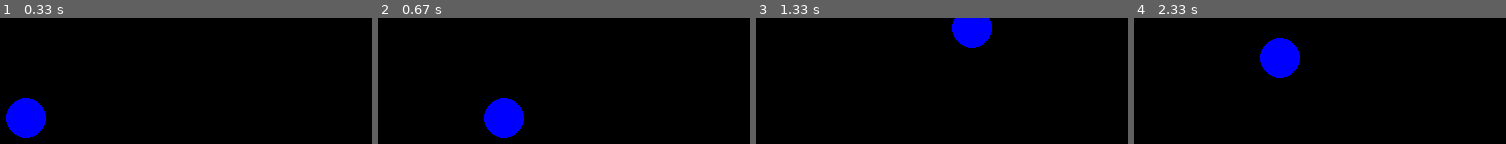
Above: before the commit, frames 1-4 (left to right).
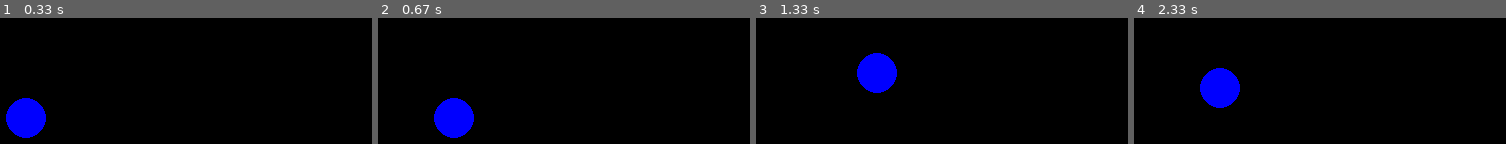
Above: after the commit, the same moments.

Repository: DiscoBizzle/Ghost-Simulator
Game: pygame game, started from Main.py
The game is run twice, just before and just after one commit, with the same random seed, the same clock (stepped at 60 frames per second) and the same inputs.
Inputs:
- Up to frame 1 (0.33 s): no input
- Up to frame 2 (0.67 s): hold Right from 0.33 s (still down)
- Up to frame 3 (1.33 s): release Right at 0.8 s; hold Up 0.83-1.13 s; hold Right from 1.17 s (still down)
- Up to frame 4 (2.33 s): release Right at 1.63 s; hold Left 1.67-2.2 s; hold Down from 2.23 s (still down)

Frame 1 is identical in both runs. In frame 2, 5.3% of the frame differs, in the area x 15-40%, y 63-96%; in frame 3, 4.8%; in frame 4, 5.3%.

Commit message:
framerate-independent

Diff:
--- a/GameClass.py
+++ b/GameClass.py
@@ -12,8 +12,10 @@
         self.winDimensions = (windowWidth, windowHeight)
         self.windowSurface = pygame.display.set_mode(self.winDimensions)
 
+        self.clock = pygame.time.Clock()
+        self.msPassed = 0
+
         self.player1 = PlayerClass.Player(100,100,20,20)
-
 
     def gameLoop(self):
         while self.gameRunning:
@@ -22,41 +24,61 @@
             elif self.GameState == MAIN_MENU:
                 pass
             elif self.GameState == MAIN_GAME:
-                #handleinput
-                self.handleInput()
-                #update stuff
-                self.player1.update()
-                #draw
-                self.windowSurface.fill(blackColour)
-                pygame.draw.circle(self.windowSurface, blueColour, self.player1.coord, 20, 0)
-                pygame.display.update()
+                self.clock.tick()
+                self.msPassed += self.clock.get_time()
+
+                # poll event queue
+                for event in pygame.event.get():
+                    if (event.type == pygame.KEYDOWN) or (event.type == pygame.KEYUP):
+                        self.handleInput(event)
+                    elif event.type == pygame.QUIT:
+                        self.gameRunning = False
+
+                if self.msPassed > 30:
+                    self.update()
+                    self.msPassed = 0
+
+                self.draw()
 
 
-    def handleInput(self):
-        for event in pygame.event.get():
-            if event.type == pygame.QUIT:
-                self.gameRunning = False  # close the window, foo
+    def update(self):
+        # this is fixed timestep, 30 FPS. if game runs slower, we lag.
+        # PHYSICS & COLLISION MUST BE DONE WITH FIXED TIMESTEP.
+        self.player1.update()
 
-            if event.type == pygame.KEYDOWN:
-                if event.key == pygame.K_UP:
-                    self.player1.velocity = (self.player1.velocity[0],-5)
-                elif event.key == pygame.K_RIGHT:
-                    self.player1.velocity = (5,self.player1.velocity[1])
-                elif event.key == pygame.K_LEFT:
-                    self.player1.velocity = (-5,self.player1.velocity[1])
-                elif event.key == pygame.K_DOWN:
-                    self.player1.velocity = (self.player1.velocity[0],5)
+    def draw(self):
+        # this runs faster than game update. animation can be done here with no problems.
+        self.windowSurface.fill(blackColour)
+        pygame.draw.circle(self.windowSurface, blueColour, self.player1.coord, 20, 0)
+        pygame.display.update()
 
-            if event.type == pygame.KEYUP:
-                if event.key == pygame.K_UP:
-                    if self.player1.velocity[1] < 0:
-                        self.player1.velocity = (self.player1.velocity[0],0)
-                elif event.key == pygame.K_RIGHT:
-                    if self.player1.velocity[0] > 0:
-                        self.player1.velocity = (0,self.player1.velocity[1])
-                elif event.key == pygame.K_LEFT:
-                    if self.player1.velocity[0] < 0:
-                        self.player1.velocity = (0,self.player1.velocity[1])
-                elif event.key == pygame.K_DOWN:
-                    if self.player1.velocity[1] > 0:
-                        self.player1.velocity = (self.player1.velocity[0],0)
+    def handleInput(self, event):
+        if event.type == pygame.QUIT:
+            self.gameRunning = False  # close the window, foo
+
+        # Setting velocity is OK here, but you can't do any real physics in handleInput().
+        # Do not do anything framerate-dependent in this function.
+
+        if event.type == pygame.KEYDOWN:
+            if event.key == pygame.K_UP:
+                self.player1.velocity = (self.player1.velocity[0],-5)
+            elif event.key == pygame.K_RIGHT:
+                self.player1.velocity = (5,self.player1.velocity[1])
+            elif event.key == pygame.K_LEFT:
+                self.player1.velocity = (-5,self.player1.velocity[1])
+            elif event.key == pygame.K_DOWN:
+                self.player1.velocity = (self.player1.velocity[0],5)
+
+        if event.type == pygame.KEYUP:
+            if event.key == pygame.K_UP:
+                if self.player1.velocity[1] < 0:
+                    self.player1.velocity = (self.player1.velocity[0],0)
+            elif event.key == pygame.K_RIGHT:
+                if self.player1.velocity[0] > 0:
+                    self.player1.velocity = (0,self.player1.velocity[1])
+            elif event.key == pygame.K_LEFT:
+                if self.player1.velocity[0] < 0:
+                    self.player1.velocity = (0,self.player1.velocity[1])
+            elif event.key == pygame.K_DOWN:
+                if self.player1.velocity[1] > 0:
+                    self.player1.velocity = (self.player1.velocity[0],0)
